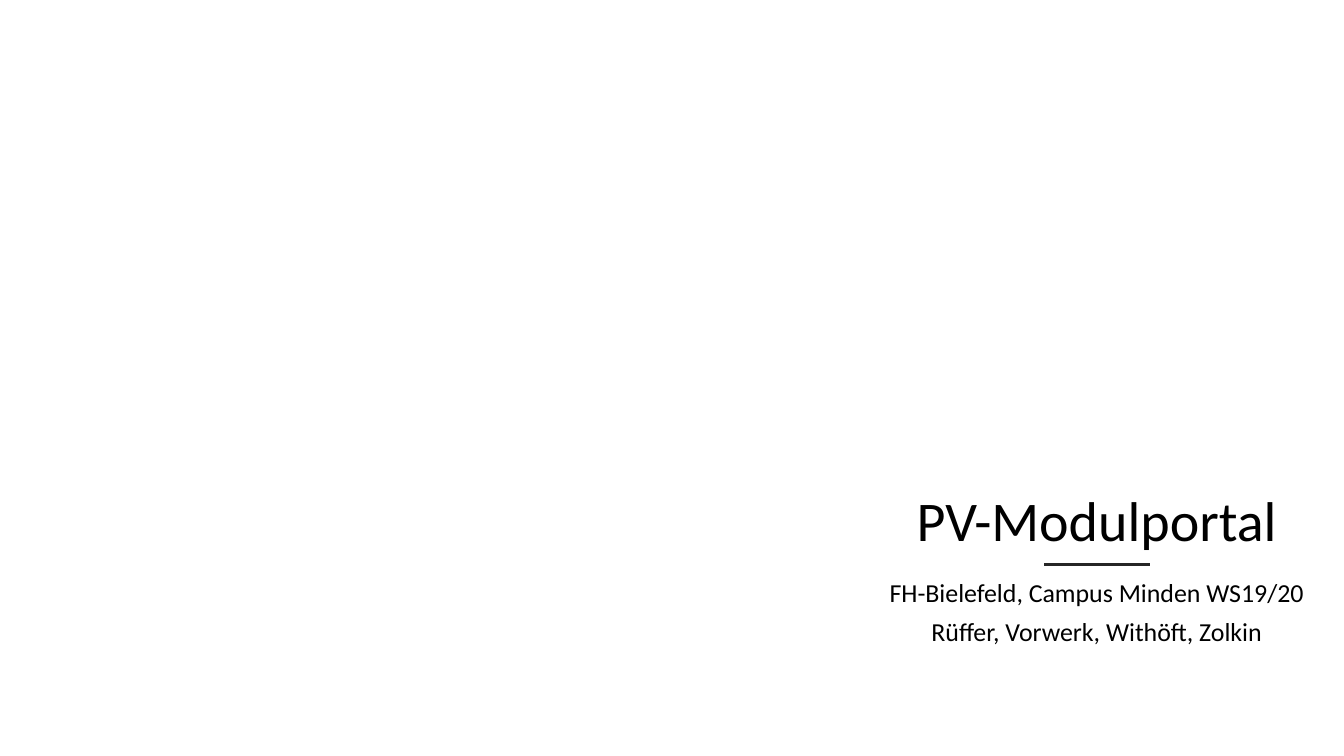
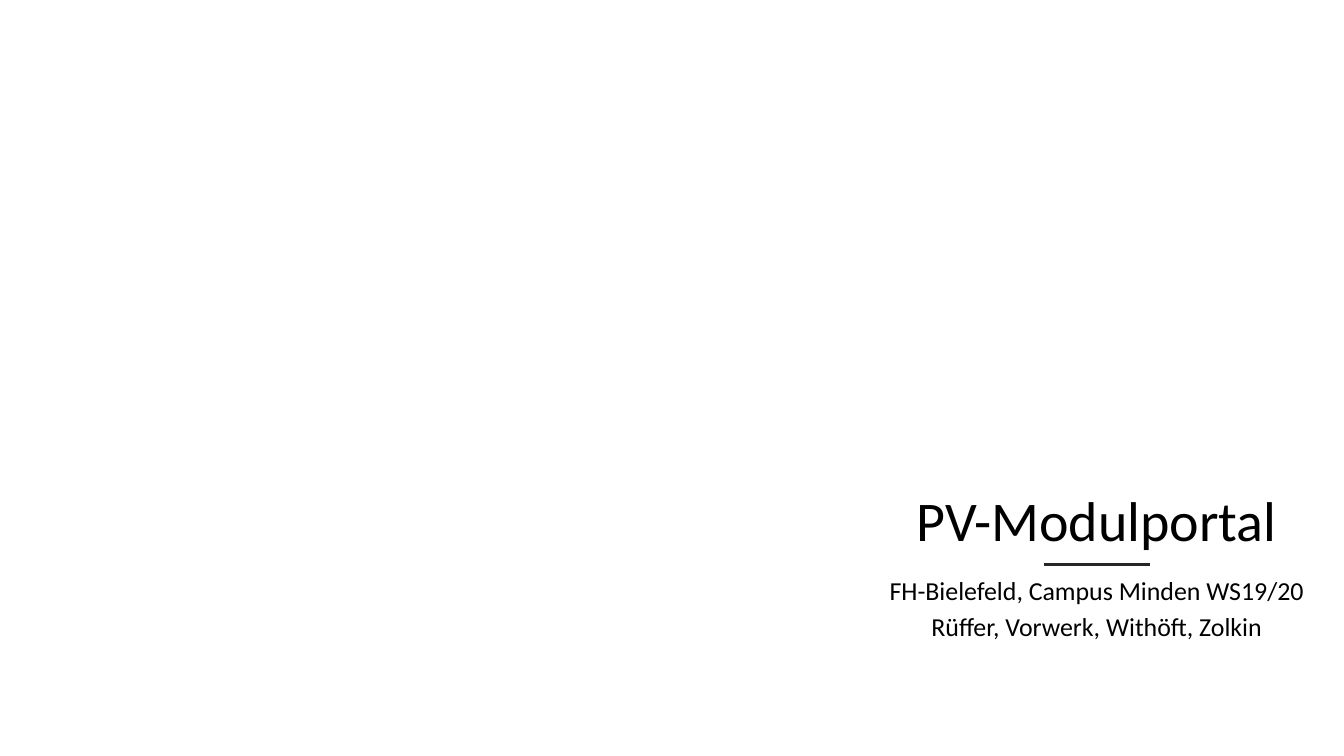
Before and after one commit to mwithoeft/Webengineering, a slide deck: slide 1 of docs/Seminarvortrag.pptx. Drawn at 1344x756 pixels with LibreOffice and Linux fonts; fonts in the diff are those of the drawing; background and template pictures are left out. Boxes give left, top, right and bottom in pixels: in the first picture for what was removed or moved away, otherwise in the second. Text is boxed around its words. In the diff, an @@ line names an element or a change of style, - is before the commit and + after.

```diff
--- a/docs/Seminarvortrag.pptx
+++ b/docs/Seminarvortrag.pptx
@@ subtitle "FH-Bielefeld, Campus Minden WS19/20" at box(890, 582, 1303, 639): line spacing 0.8 to 0.7 @@
```
Also in this commit, not shown: 2 slides added.
